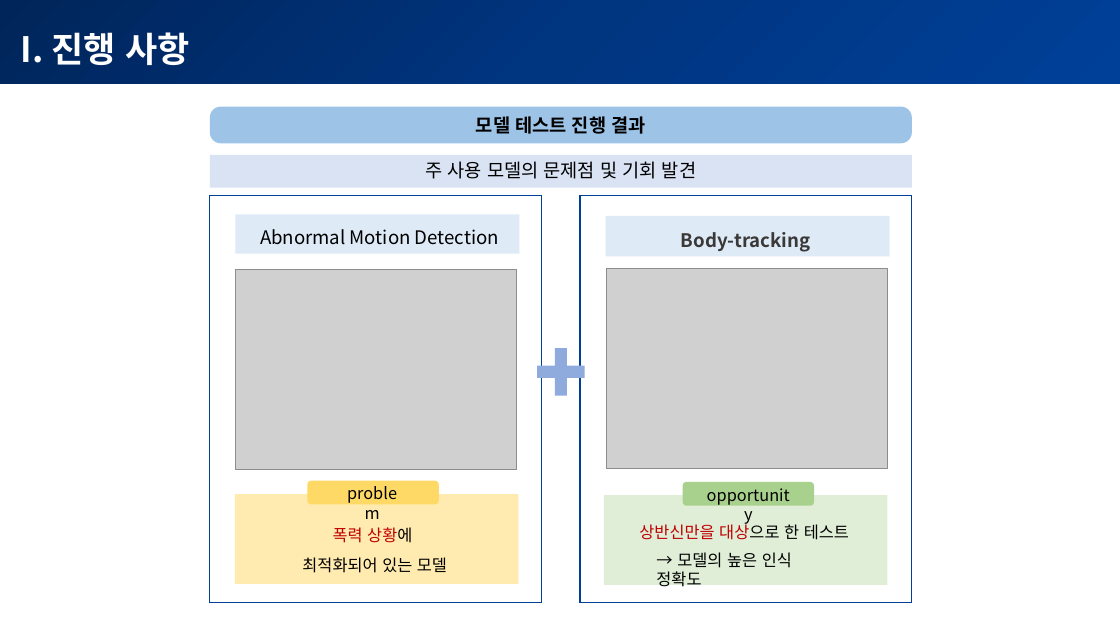
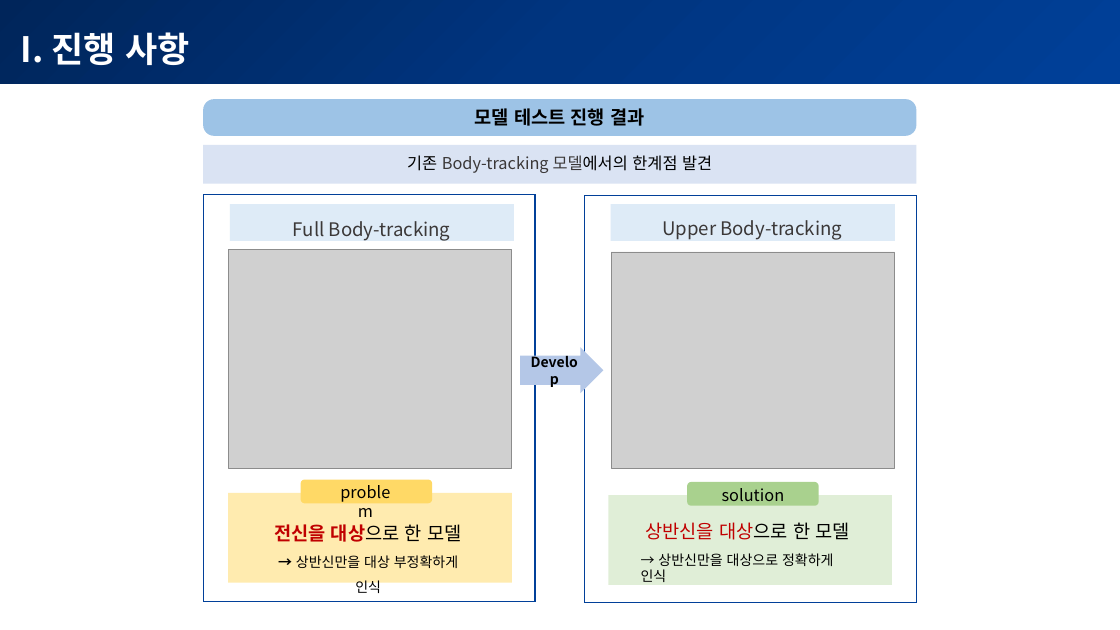
Before and after one commit to POSCO-AI-BIG-9th-A/POSCO-Academy-A3_, a slide deck: slide 1 of proj_AI/3rd week/1_이경원_모델변경사유.pptx. Drawn at 1120x630 pixels with LibreOffice and Linux fonts; fonts in the diff are those of the drawing; grey boxes stand for pictures. Boxes give left, top, right and bottom in pixels: in the first picture for what was removed or moved away, otherwise in the second. Text is boxed around its words. In the diff, an @@ line names an element or a change of style, - is before the commit and + after.

```diff
--- a/proj_AI/3rd week/1_이경원_모델변경사유.pptx
+++ b/proj_AI/3rd week/1_이경원_모델변경사유.pptx
@@ rounded rectangle "모델 테스트 진행 결과": place and size @@
-rounded rectangle "모델 테스트 진행 결과" at (210,107,912,144)
+rounded rectangle "모델 테스트 진행 결과" at (203,99,917,136)
@@ rectangle "기존 Body-tracking 모델에서의 한계점 발견": place and size @@
-rectangle "기존 Body-tracking 모델에서의 한계점 발견" at (210,155,912,187)
+rectangle "기존 Body-tracking 모델에서의 한계점 발견" at (203,145,917,183)
@@ text in rectangle at (407,155,712,173): text changed; size 16 to 14 pt; text colour #000000 to #3B3838 @@
-주 사용 모델의 문제점 및 기회 발견
+기존 Body-tracking 모델에서의 한계점 발견
@@ rectangle: place and size @@
-rectangle at (235,214,519,254)
+rectangle at (230,204,514,241)
@@ 2 rectangles, 1 rounded rectangle: place and size @@
-2 rectangles, 1 rounded rectangle at (580,196,912,602)
+2 rectangles, 1 rounded rectangle at (585,196,917,602)
@@ rectangle: place and size @@
-rectangle at (606,216,890,256)
+rectangle at (611,204,895,241)
@@ text at (293,221,451,241): text changed; text colour #000000 to #3B3838 @@
-Abnormal Motion Detection
+Full Body-tracking
@@ text at (662,220,842,240): text changed; bold off @@
-Body-tracking
+Upper Body-tracking
@@ picture: place and size @@
-picture at (235,270,517,471)
+picture at (229,250,513,468)
@@ picture: place and size @@
-picture at (607,268,887,469)
+picture at (612,252,896,468)
@@ right arrow added at (520,347,603,393), fill #B4C7E7, 12 pt, text #000000, bold @@
+Develop
@@ plus sign removed at (528,339,593,404) @@
@@ 2 rectangles, 1 text, 1 rounded rectangle: place and size @@
-2 rectangles, 1 text, 1 rounded rectangle at (210,196,542,602)
+2 rectangles, 1 text, 1 rounded rectangle at (203,195,535,602)
@@ text at (722,488,785,501): text changed @@
-opportunity
+solution
@@ text at (274,524,461,542): text changed; size 14 to 16 pt; text colour #000000 to #C00000; bold on @@
-폭력 상황에
-최적화되어 있는 모델
+전신을 대상으로 한 모델
@@ text at (646,522,849,540): text changed; size 14 to 16 pt @@
-상반신만을 대상으로 한 테스트
+상반신을 대상으로 한 모델
@@ text added at (296,555,458,593), 12 pt, text #000000 @@
+→ 상반신만을 대상 부정확하게 인식
@@ text at (641,553,833,582): text changed; size 14 to 12 pt @@
-→ 모델의 높은 인식 정확도
+→ 상반신만을 대상으로 정확하게 인식
```
